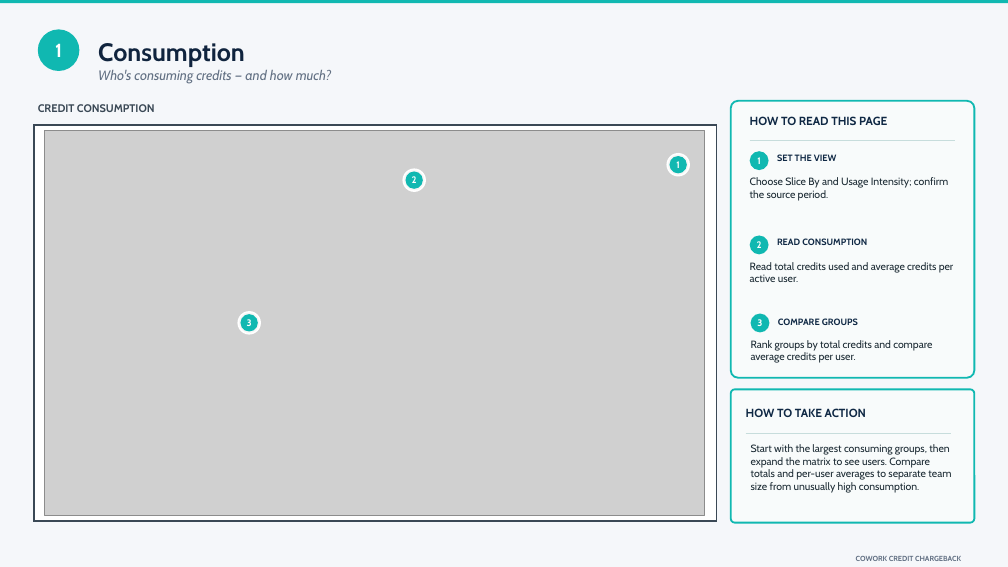
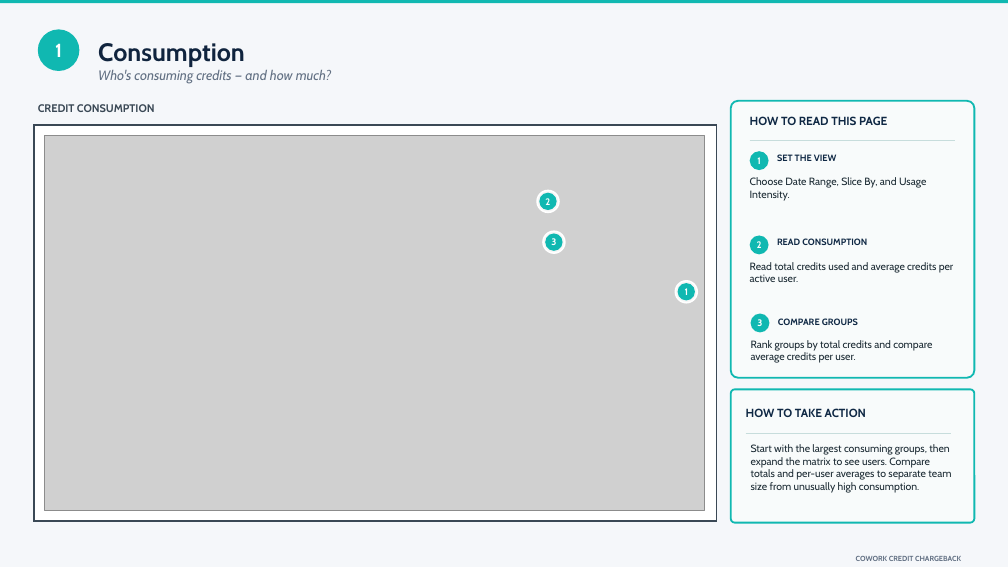
Before and after one commit to microsoft/CreditUsage, a slide deck: slide 9 of Cowork Chargeback - Report Reading Guide.pptx. Drawn at 1008x567 pixels with LibreOffice and Linux fonts; fonts in the diff are those of the drawing; grey boxes stand for pictures. Boxes give left, top, right and bottom in pixels: in the first picture for what was removed or moved away, otherwise in the second. Text is boxed around its words. In the diff, an @@ line names an element or a change of style, - is before the commit and + after.

```diff
--- a/Cowork Chargeback - Report Reading Guide.pptx
+++ b/Cowork Chargeback - Report Reading Guide.pptx
@@ picture: place and size @@
-picture at [45, 130, 705, 516]
+picture at [45, 135, 705, 510]
@@ text at [750, 177, 926, 201]: text changed @@
-Choose Slice By and Usage Intensity; confirm the source period.
+Choose Date Range, Slice By, and Usage Intensity.
@@ ellipse: place and size @@
-ellipse at [403, 169, 425, 191]
+ellipse at [537, 191, 559, 212]
@@ ellipse "2": place and size @@
-ellipse "2" at [405, 172, 423, 189]
+ellipse "2" at [539, 193, 557, 210]
@@ ellipse: place and size @@
-ellipse at [238, 312, 260, 333]
+ellipse at [543, 231, 565, 253]
@@ ellipse "3": place and size @@
-ellipse "3" at [240, 315, 258, 332]
+ellipse "3" at [545, 234, 563, 251]
@@ ellipse: place and size @@
-ellipse at [668, 154, 690, 175]
+ellipse at [675, 281, 697, 302]
@@ ellipse "1": place and size @@
-ellipse "1" at [670, 156, 687, 173]
+ellipse "1" at [678, 283, 695, 300]
```
Also in this commit, not shown: 6 other slides changed, 1 slide added.
